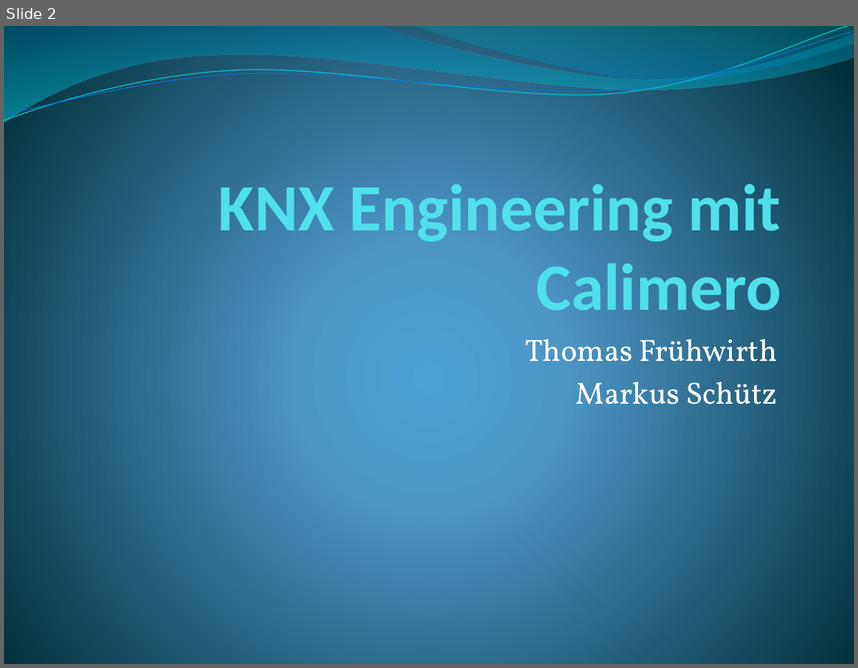
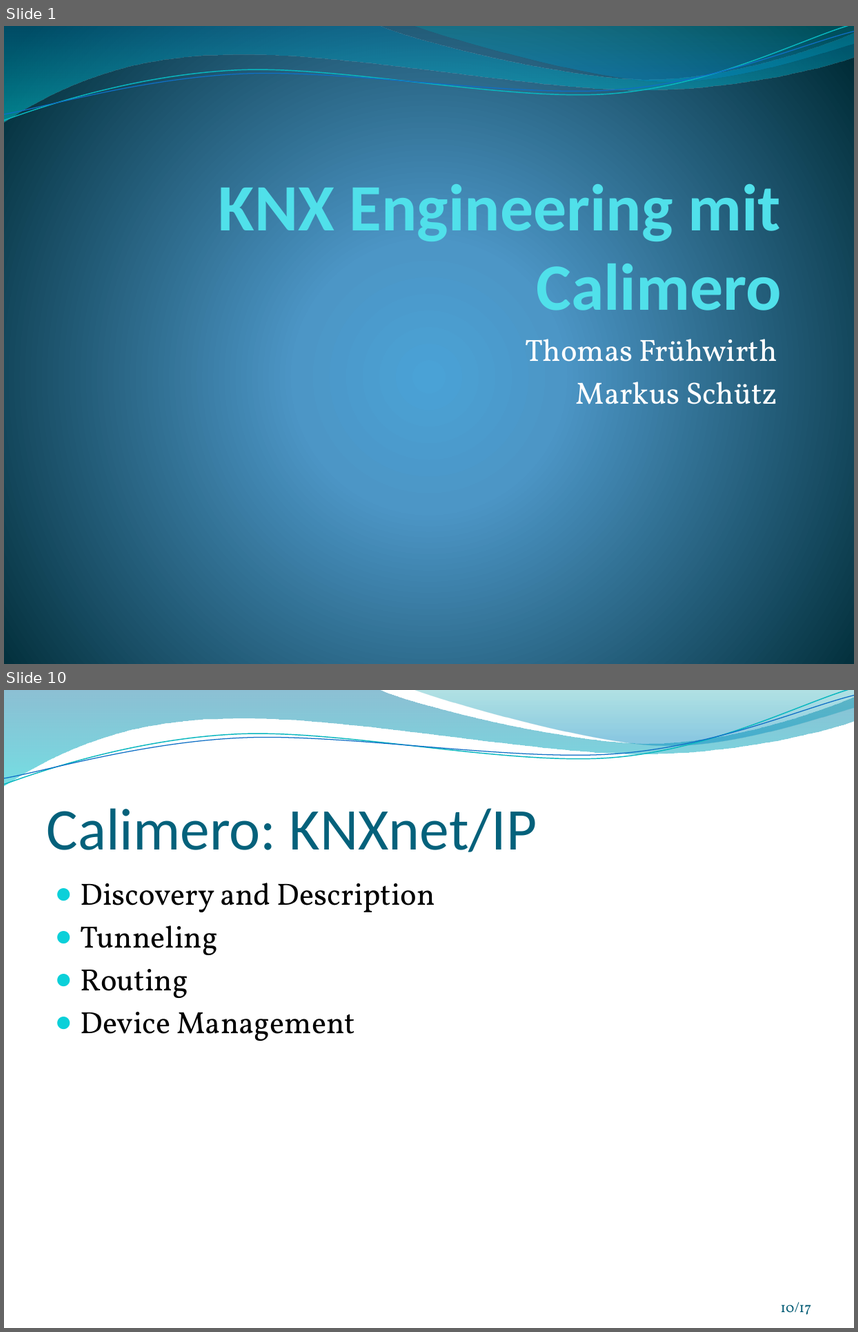
Before and after one commit to thomasfruehwirth/HBA, a slide deck: Praesentation/HBA_KNX_Frueh.pptx. Shown one above the other, each under a label of ours: slide 2 before the commit, slides 1 and 10 after it; the slides between them are not shown. The pictures are 858x668 and 858x1332 pixels, drawn with LibreOffice and Linux fonts; fonts in the diff are those of the drawing; background and template pictures are left out. Boxes give left, top, right and bottom in pixels: in the first picture for what was removed or moved away, otherwise in the second. Text is boxed around its words. In the diff, an @@ line names an element or a change of style, - is before the commit and + after.

```diff
--- a/Praesentation/HBA_KNX_Frueh.pptx
+++ b/Praesentation/HBA_KNX_Frueh.pptx
@@ slide 10 added at (4,690,854,1328), background picture (left out); not listed: 4 template elements that a slide beside it also shows @@
@@ title added at (47,808,537,852), 50 pt, text #04617B @@
+Calimero: KNXnet/IP
@@ text added at (81,883,435,1041), 26 pt, text #000000 @@
+● Discovery and Description
+● Tunneling
+● Routing
+● Device Management
@@ page number added at (780,1301,811,1314), 12 pt, text #045D75 @@
+10/17
@@ what was slide 2 is now slide 1 @@
```
Also in this commit, not shown: 7 slides changed, 8 other slides added, 3 slides removed, 43 other files.
